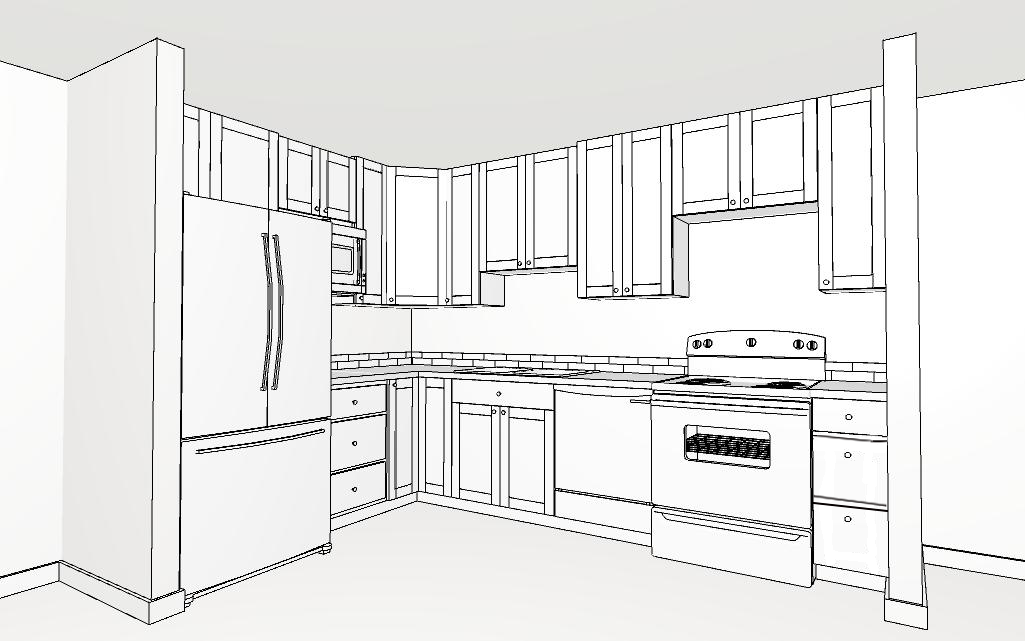
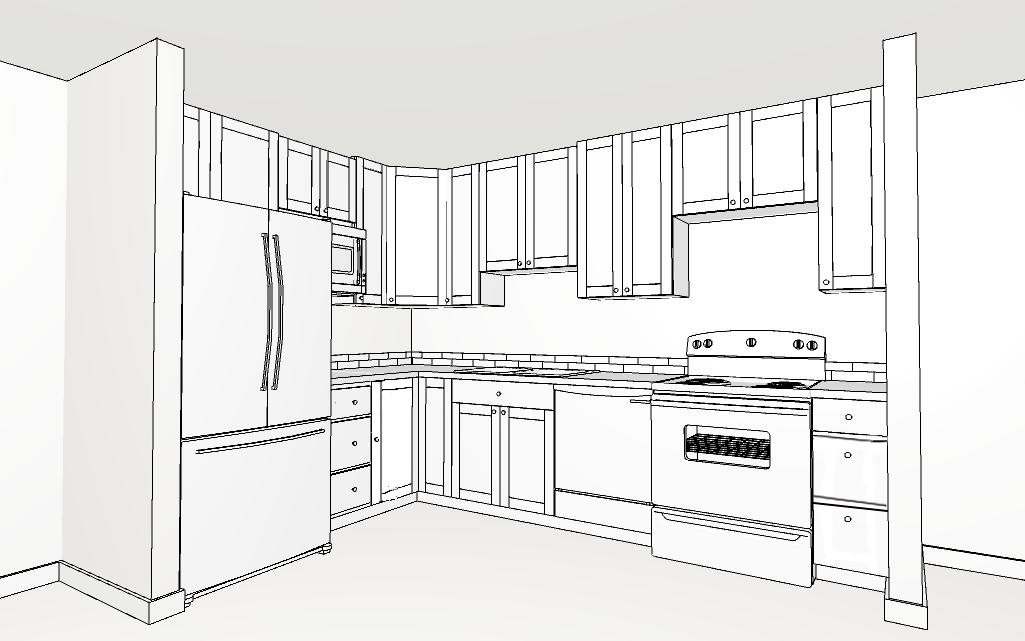
Two versions of the same layered image (1025 x 641). Layer-by-layer changes:
added layer "Layer 4" above "Layer 2" over (x1=368, y1=429, x2=389, y2=451)
painted on "Layer 1" over (x1=384, y1=405, x2=405, y2=459)
added layer "Layer 3" above "Layer 0" over (x1=335, y1=379, x2=405, y2=506)
painted on "Layer 0" over (x1=378, y1=379, x2=412, y2=498)
